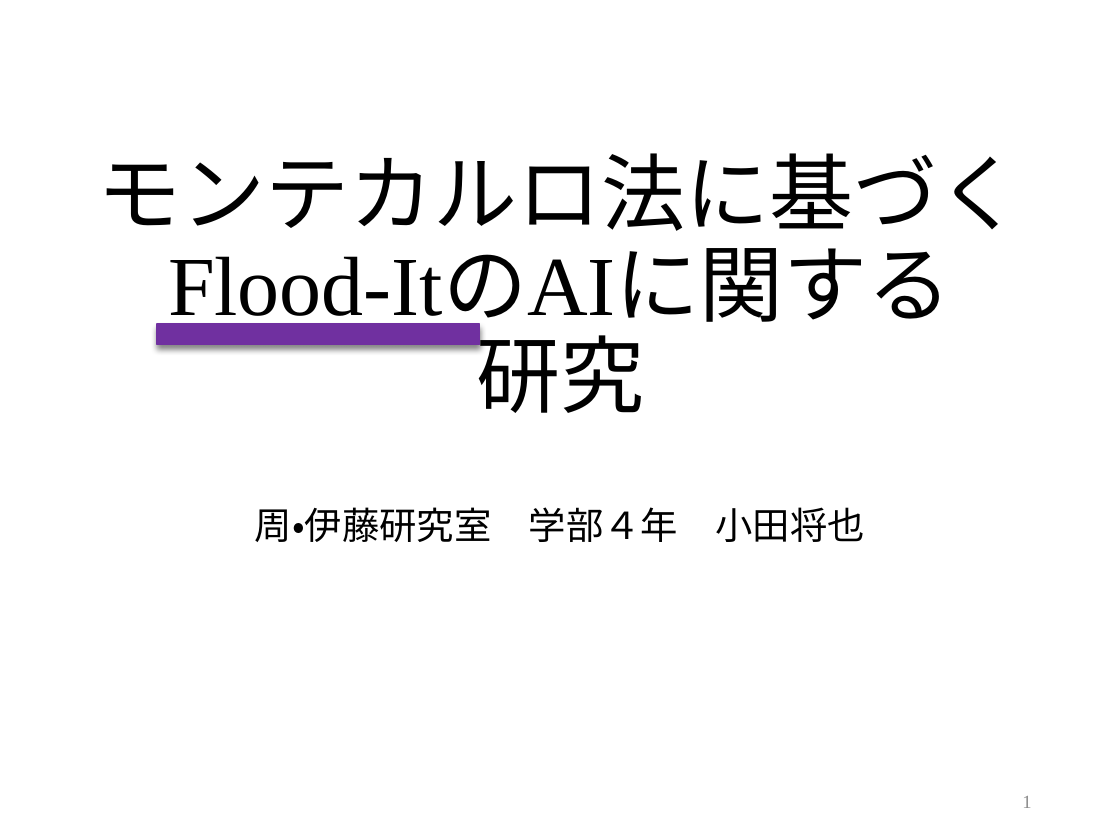
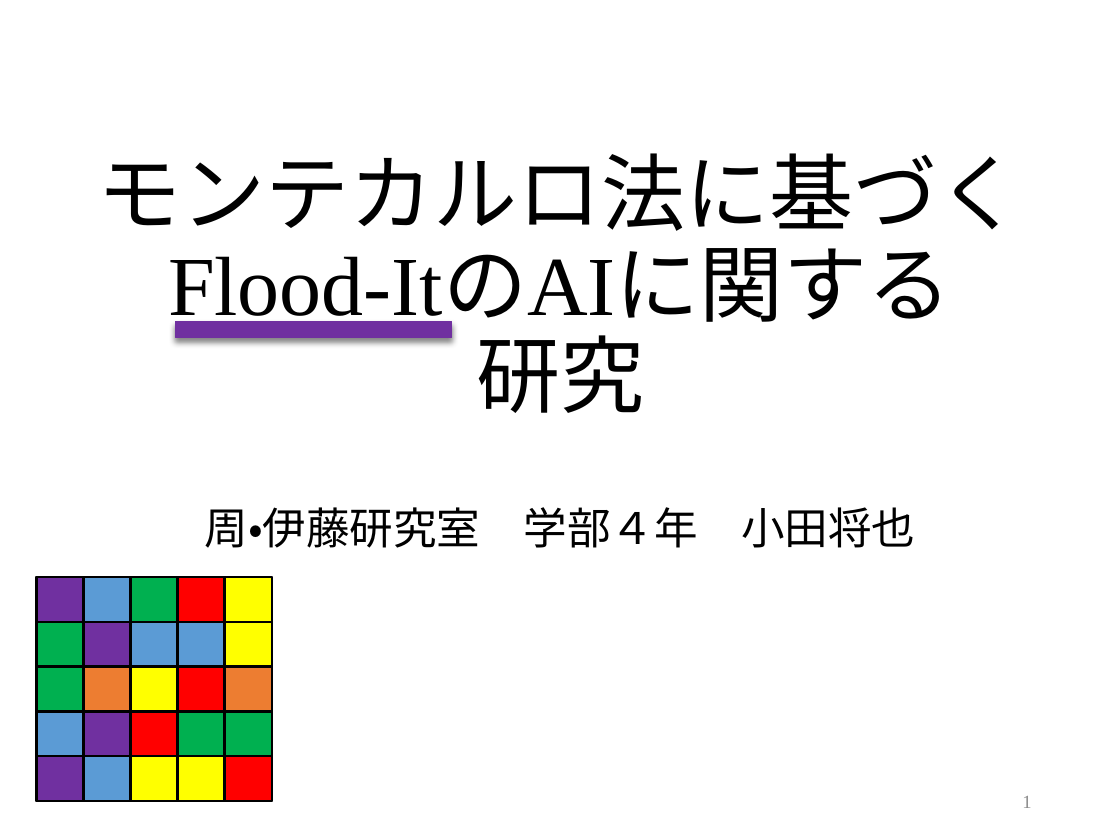
Before and after one commit to MasayaOda/SR, a slide deck: slide 1 of 中間発表.pptx. Drawn at 1120x840 pixels with LibreOffice and Linux fonts; fonts in the diff are those of the drawing. Boxes give left, top, right and bottom in pixels: in the first picture for what was removed or moved away, otherwise in the second. Text is boxed around its words. In the diff, an @@ line names an element or a change of style, - is before the commit and + after.

```diff
--- a/中間発表.pptx
+++ b/中間発表.pptx
@@ rectangle: place and size @@
-rectangle at [157,324,479,344]
+rectangle at [176,321,452,337]
@@ subtitle "周・伊藤研究室 学部４年 小田将也" at [205,507,915,548]: size 24 to 28 pt @@
@@ group added at [37,577,272,801]: 26 rectangles @@
+図とアニメーション
```
Also in this commit, not shown: 5 other slides changed, 7 other files.
